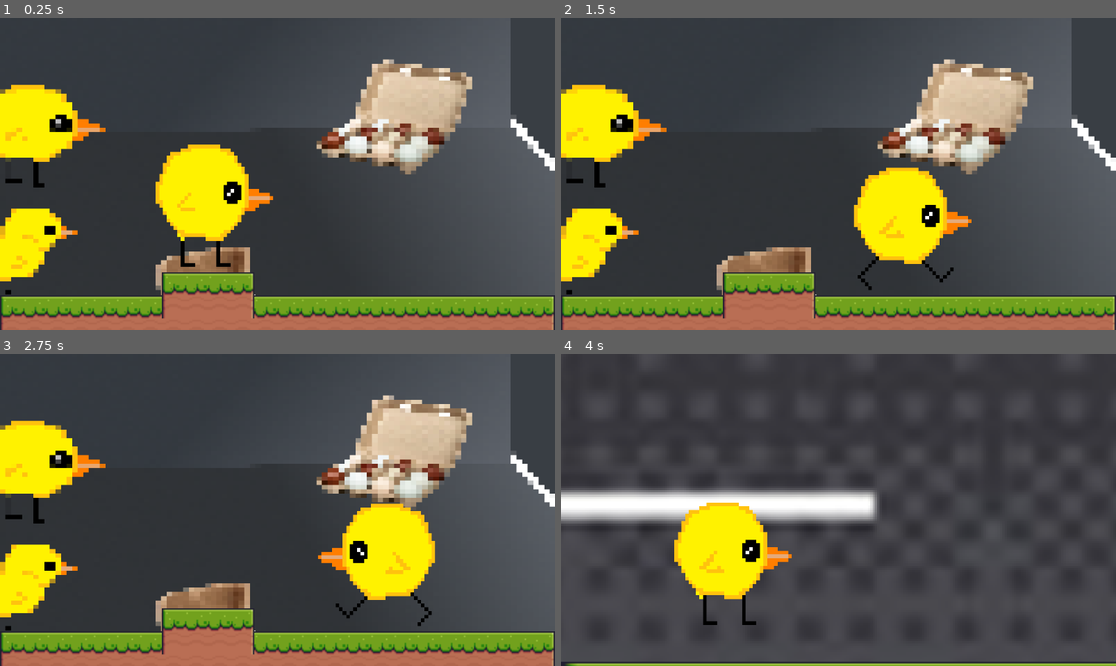
Above: before the commit, frames 1-4 (two rows, left to right).
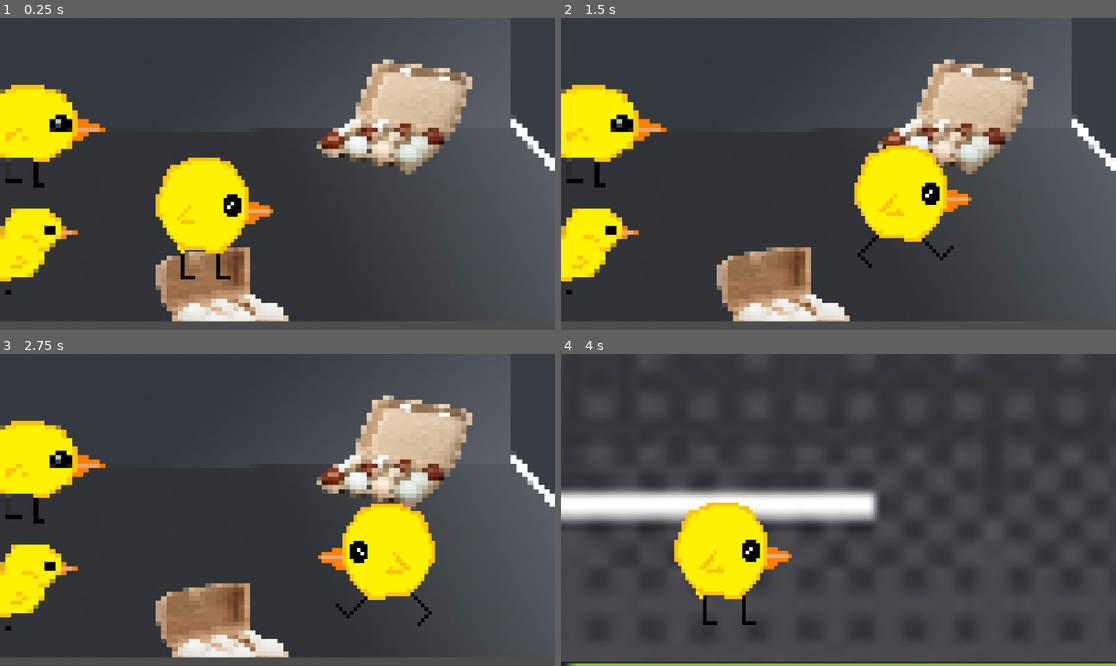
Above: after the commit, the same moments.

Repository: soupybloo/chick
Game: Godot game, scene res://scenes/1.truck_scene.tscn
The game is run twice, just before and just after one commit, with the same random seed, the same clock (stepped at 60 frames per second) and the same inputs.
Inputs:
- Up to frame 1 (0.25 s): no input
- Up to frame 2 (1.5 s): tap Enter (ui_accept) at 0.5, 0.6, 0.77, 1.07, 1.35 s; hold Right (ui_right) from 0.53 s (still down)
- Up to frame 3 (2.75 s): tap Enter (ui_accept) at 1.52, 1.82, 2.1 s; release Right (ui_right) at 2.03 s; hold Left (ui_left) from 2.03 s (still down)
- Up to frame 4 (4 s): release Left (ui_left) at 2.78 s; hold Right (ui_right) from 2.78 s (still down); tap Enter (ui_accept) at 2.85, 3.02, 3.32, 3.6, 3.77 s

The runs differ from the first frame. In frame 1, 14% of the frame differs, in the area x 0-100%, y 40-100%; in frame 2, 16%; in frame 3, 12%; in frame 4, nothing differs.

Commit message:
Adjusted Tiles

Diff:
--- a/characters/character_scenes/placeholder_character.tscn
+++ b/characters/character_scenes/placeholder_character.tscn
@@ -86,7 +86,7 @@
 sprite_frames = SubResource("SpriteFrames_wdy5u")
 animation = &"walkRight"
 autoplay = "defaultBob"
-frame_progress = 0.937323
+frame_progress = 0.559837
 
 [node name="CollisionShape2D" type="CollisionShape2D" parent="."]
 position = Vector2(206.75, -32.25)
--- a/scenes/1.truck_scene.tscn
+++ b/scenes/1.truck_scene.tscn
@@ -476,10 +476,11 @@
 stretch_mode = 2
 
 [node name="TileMap" type="TileMap" parent="CanvasLayer"]
+visible = false
 scale = Vector2(3, 3)
 tile_set = SubResource("TileSet_krwbi")
 format = 2
-layer_0/tile_data = PackedInt32Array(786432, 393216, 0, 8519 …(850 unchanged characters)…  786455, 524288, 0, 851991, 524288, 1, 720903, 393216, 0, 720904, 458752, 0, 720905, 458752, 0, 720906, 524288, 0, 786456, 458752, 0, 851992, 458752, 1, 786 …(636 unchanged characters)…
+layer_0/tile_data = PackedInt32Array(786432, 393216, 0, 8519 …(850 unchanged characters)…  786455, 524288, 0, 851991, 524288, 1, 786456, 458752, 0, 851992, 458752, 1, 786 …(636 unchanged characters)…
 
 [node name="Chick?" parent="CanvasLayer" instance=ExtResource("3_pgolu")]
 position = Vector2(235, 416)
--- a/scenes/3.caterpillar_scene.tscn
+++ b/scenes/3.caterpillar_scene.tscn
@@ -475,10 +475,11 @@
 expand_mode = 1
 
 [node name="TileMap" type="TileMap" parent="CanvasLayer"]
+visible = false
 scale = Vector2(3, 3)
 tile_set = SubResource("TileSet_krwbi")
 format = 2
-layer_0/tile_data = PackedInt32Array(786432, 393216, 0, 8519 …(850 unchanged characters)…  786455, 524288, 0, 851991, 524288, 1, 720903, 393216, 0, 720904, 458752, 0, 720905, 458752, 0, 720906, 524288, 0, 786456, 458752, 0, 851992, 458752, 1, 786 …(1548 unchanged characters)…
+layer_0/tile_data = PackedInt32Array(786432, 393216, 0, 8519 …(850 unchanged characters)…  786455, 524288, 0, 851991, 524288, 1, 786456, 458752, 0, 851992, 458752, 1, 786 …(1548 unchanged characters)…
 
 [node name="CharacterBody2D" parent="CanvasLayer" instance=ExtResource("3_gnimc")]
 position = Vector2(0, 528)
--- a/scenes/5.flower_pot.tscn
+++ b/scenes/5.flower_pot.tscn
@@ -472,10 +472,11 @@
 expand_mode = 1
 
 [node name="TileMap" type="TileMap" parent="CanvasLayer"]
+visible = false
 scale = Vector2(3, 3)
 tile_set = SubResource("TileSet_krwbi")
 format = 2
-layer_0/tile_data = PackedInt32Array(786432, 393216, 0, 8519 …(849 unchanged characters)… , 786455, 458752, 0, 851991, 458752, 1, 720903, 393216, 0, 720904, 458752, 0, 720905, 458752, 0, 720906, 524288, 0, 851967, 458752, 0, 917503, 458752, 1, 85 …(1251 unchanged characters)…
+layer_0/tile_data = PackedInt32Array(786432, 393216, 0, 8519 …(849 unchanged characters)… , 786455, 458752, 0, 851991, 458752, 1, 851967, 458752, 0, 917503, 458752, 1, 85 …(1251 unchanged characters)…
 
 [node name="CharacterBody2D" parent="CanvasLayer" instance=ExtResource("3_gddgl")]
 position = Vector2(-74, 478)
